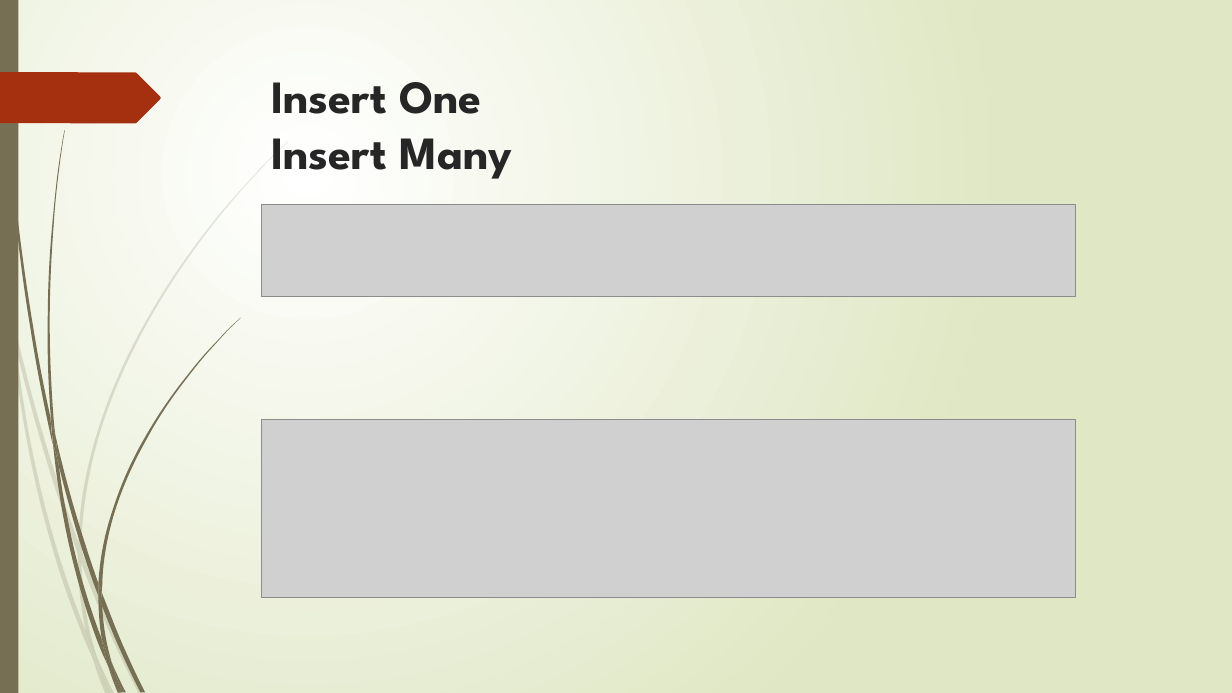
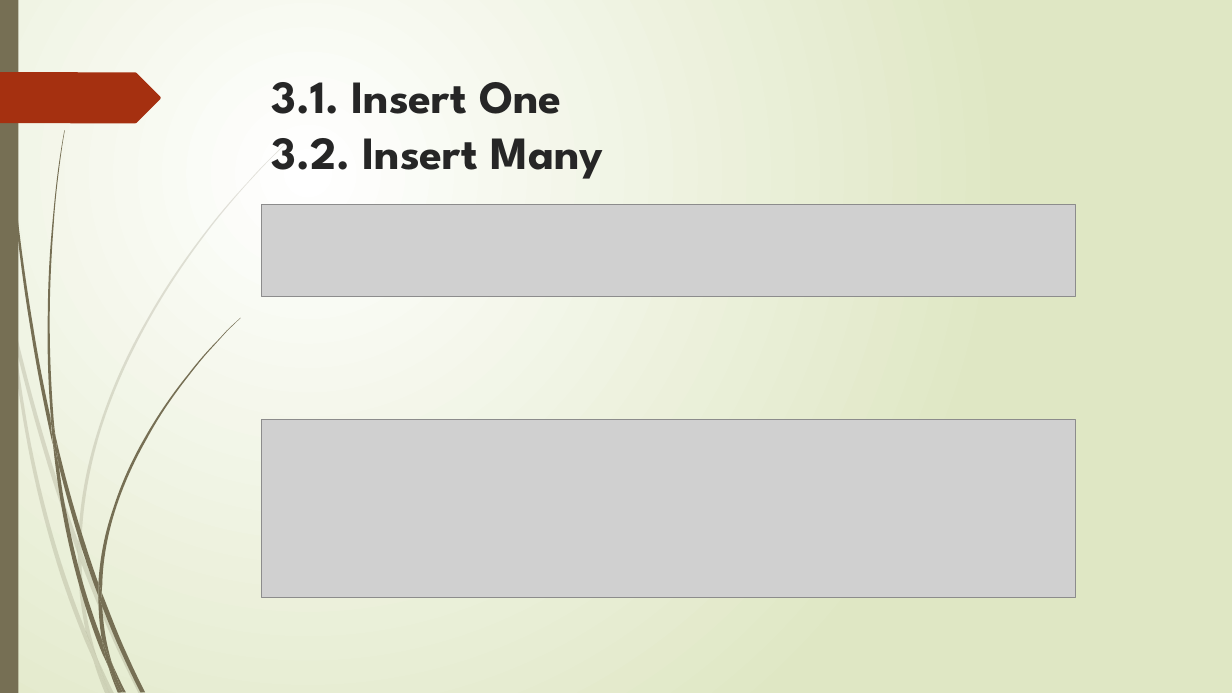
Before and after one commit to deepak127425/UST_Tasks, a slide deck: slide 7 of 1.MongoDB/4.MongoDB operations 13_Dec_2020/MongoDB operations.pptx. Drawn at 1232x693 pixels with LibreOffice and Linux fonts; fonts in the diff are those of the drawing; grey boxes stand for pictures. Boxes give left, top, right and bottom in pixels: in the first picture for what was removed or moved away, otherwise in the second. Text is boxed around its words. In the diff, an @@ line names an element or a change of style, - is before the commit and + after.

```diff
--- a/1.MongoDB/4.MongoDB operations 13_Dec_2020/MongoDB operations.pptx
+++ b/1.MongoDB/4.MongoDB operations 13_Dec_2020/MongoDB operations.pptx
@@ title at [271, 82, 604, 179]: text changed @@
-Insert One
-Insert Many
+3.1. Insert One
+3.2. Insert Many
```
Also in this commit, not shown: 19 other slides changed.
